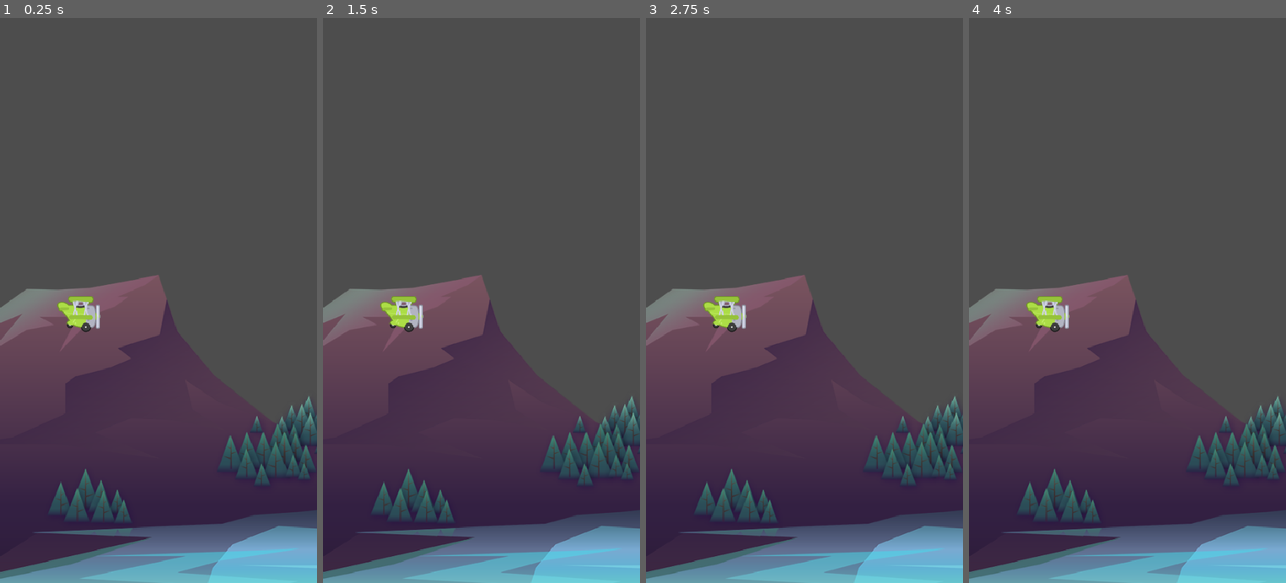
Above: before the commit, frames 1-4 (left to right).
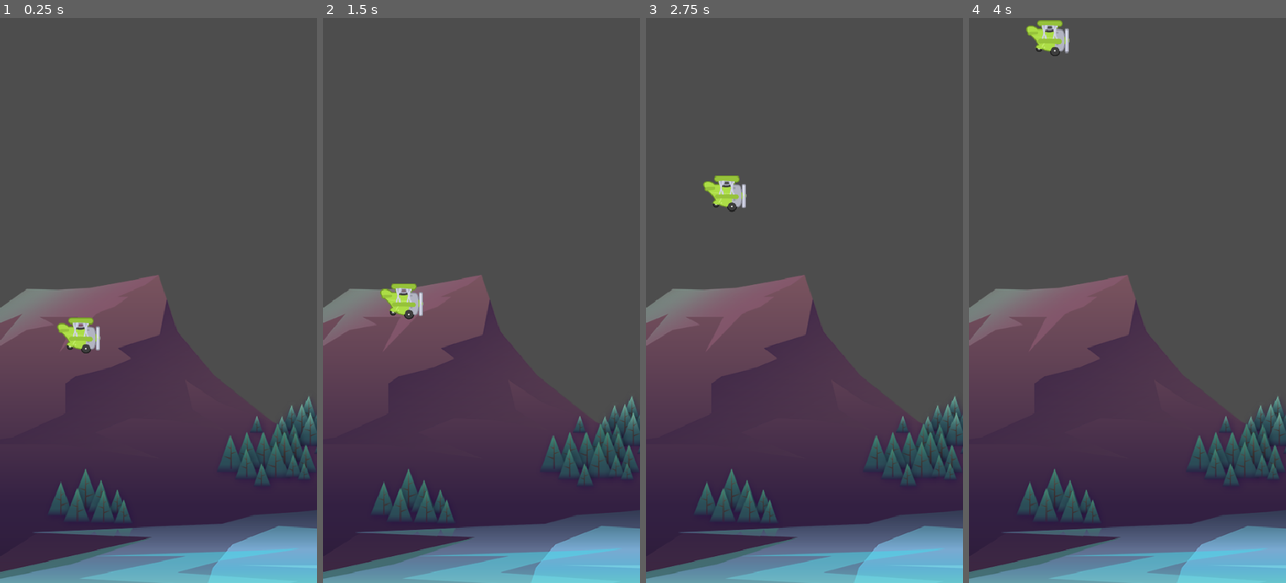
Above: after the commit, the same moments.

Repository: gobuPerez/introduccion-godot
Game: Godot game, scene res://Scenes/Game.tscn
Two runs of this game, one before a commit and one after it. Both use one fixed random seed, a clock stepped at 60 frames per second and the inputs below.
Inputs:
- Up to frame 1 (0.25 s): no input
- Up to frame 2 (1.5 s): tap Space (jump, bound only after the commit) at 0.6, 0.77, 1.07, 1.35 s
- Up to frame 3 (2.75 s): tap Space (jump, bound only after the commit) at 1.52, 1.82, 2.1 s
- Up to frame 4 (4 s): tap Space (jump, bound only after the commit) at 2.85, 3.02, 3.32, 3.6, 3.77 s

The runs differ from the first frame. In frame 1, 1.0% of the frame differs, in the area x 18-32%, y 49-60%; in frame 2, 0.8%; in frame 3, 1.2%; in frame 4, 1.2%, in the area x 18-32%, y 0-56%.

Commit message:
Continuacion del curso

Diff:
--- /dev/null
+++ b/Tappy/Scenes/Barrier.tscn
@@ -0,0 +1,16 @@
+[gd_scene load_steps=3 format=3 uid="uid://be14cn4udwlfw"]
+
+[sub_resource type="WorldBoundaryShape2D" id="WorldBoundaryShape2D_7cxq7"]
+
+[sub_resource type="WorldBoundaryShape2D" id="WorldBoundaryShape2D_v183y"]
+normal = Vector2(0, 1)
+
+[node name="Barrier" type="StaticBody2D"]
+
+[node name="CollisionShape2D" type="CollisionShape2D" parent="."]
+position = Vector2(0, 859)
+shape = SubResource("WorldBoundaryShape2D_7cxq7")
+
+[node name="CollisionShape2D2" type="CollisionShape2D" parent="."]
+position = Vector2(0, -64)
+shape = SubResource("WorldBoundaryShape2D_v183y")
--- a/Tappy/Scenes/Game.tscn
+++ b/Tappy/Scenes/Game.tscn
@@ -1,7 +1,8 @@
-[gd_scene load_steps=3 format=3 uid="uid://c7qvltd4aa47e"]
+[gd_scene load_steps=4 format=3 uid="uid://c7qvltd4aa47e"]
 
 [ext_resource type="Texture2D" uid="uid://dcnbap23i1sh" path="res://assets/background/rocks_2.png" id="1_iukft"]
 [ext_resource type="PackedScene" uid="uid://bcpob1pwjiyu0" path="res://Scenes/Plane.tscn" id="2_gl6un"]
+[ext_resource type="PackedScene" uid="uid://be14cn4udwlfw" path="res://Scenes/Barrier.tscn" id="3_j5yw3"]
 
 [node name="Game" type="Node2D"]
 
@@ -11,3 +12,5 @@
 
 [node name="Plane" parent="." instance=ExtResource("2_gl6un")]
 position = Vector2(119, 447)
+
+[node name="Barrier" parent="." instance=ExtResource("3_j5yw3")]
--- a/Tappy/Scenes/Plane.tscn
+++ b/Tappy/Scenes/Plane.tscn
@@ -1,5 +1,6 @@
-[gd_scene load_steps=7 format=3 uid="uid://bcpob1pwjiyu0"]
+[gd_scene load_steps=8 format=3 uid="uid://bcpob1pwjiyu0"]
 
+[ext_resource type="Script" uid="uid://ctbxsohter8pa" path="res://Scripts/Plane.gd" id="1_ng7lx"]
 [ext_resource type="Texture2D" uid="uid://bjkp2xen7p7j2" path="res://assets/plane/planes_sheet.png" id="1_re6bh"]
 
 [sub_resource type="AtlasTexture" id="AtlasTexture_ng7lx"]
@@ -32,8 +33,10 @@
 }]
 
 [sub_resource type="CircleShape2D" id="CircleShape2D_re6bh"]
+radius = 26.0
 
 [node name="Plane" type="CharacterBody2D"]
+script = ExtResource("1_ng7lx")
 
 [node name="AnimatedSprite2D" type="AnimatedSprite2D" parent="."]
 scale = Vector2(0.75, 0.75)
@@ -42,5 +45,5 @@
 autoplay = "fly"
 
 [node name="CollisionShape2D" type="CollisionShape2D" parent="."]
-scale = Vector2(2.82771, 2.68419)
+position = Vector2(5, 0)
 shape = SubResource("CircleShape2D_re6bh")
--- /dev/null
+++ b/Tappy/Scripts/Plane.gd
@@ -0,0 +1,15 @@
+extends CharacterBody2D
+
+const JUMP_POWER:float = -350.0
+var _gravity:float = ProjectSettings.get("physics/2d/default_gravity")
+
+# Called when the node enters the scene tree for the first time.
+func _ready() -> void:
+	pass # Replace with function body.
+
+# Called every frame. 'delta' is the elapsed time since the previous frame.
+func _physics_process(delta: float) -> void:
+	velocity.y += _gravity * delta
+	if Input.is_action_just_pressed("jump"):
+		velocity.y = JUMP_POWER
+	move_and_slide()
--- a/Tappy/project.godot
+++ b/Tappy/project.godot
@@ -26,6 +26,17 @@
 naming/scene_name_casing=1
 naming/script_name_casing=1
 
+[input]
+
+jump={
+"deadzone": 0.2,
+"events": [Object(InputEventKey,"resource_local_to_scene":false,"resource_name":"","device":-1,"window_id":0,"alt_pressed":false,"shift_pressed":false,"ctrl_pressed":false,"meta_pressed":false,"pressed":false,"keycode":0,"physical_keycode":32,"key_label":0,"unicode":32,"location":0,"echo":false,"script":null)
+, Object(InputEventKey,"resource_local_to_scene":false,"resource_name":"","device":-1,"window_id":0,"alt_pressed":false,"shift_pressed":false,"ctrl_pressed":false,"meta_pressed":false,"pressed":false,"keycode":0,"physical_keycode":4194320,"key_label":0,"unicode":0,"location":0,"echo":false,"script":null)
+, Object(InputEventMouseButton,"resource_local_to_scene":false,"resource_name":"","device":-1,"window_id":0,"alt_pressed":false,"shift_pressed":false,"ctrl_pressed":false,"meta_pressed":false,"button_mask":1,"position":Vector2(649, 22),"global_position":Vector2(658, 70),"factor":1.0,"button_index":1,"canceled":false,"pressed":true,"double_click":false,"script":null)
+, Object(InputEventKey,"resource_local_to_scene":false,"resource_name":"","device":-1,"window_id":0,"alt_pressed":false,"shift_pressed":false,"ctrl_pressed":false,"meta_pressed":false,"pressed":false,"keycode":0,"physical_keycode":87,"key_label":0,"unicode":119,"location":0,"echo":false,"script":null)
+]
+}
+
 [rendering]
 
 renderer/rendering_method="mobile"
Not shown, added: Tappy/Scripts/Plane.gd.uid
Not shown, changed: README.md
